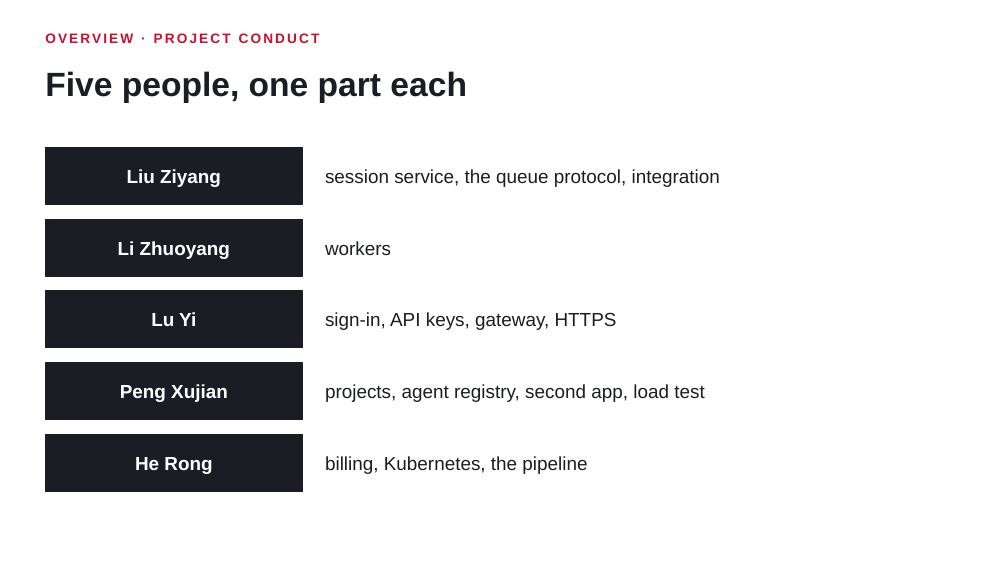
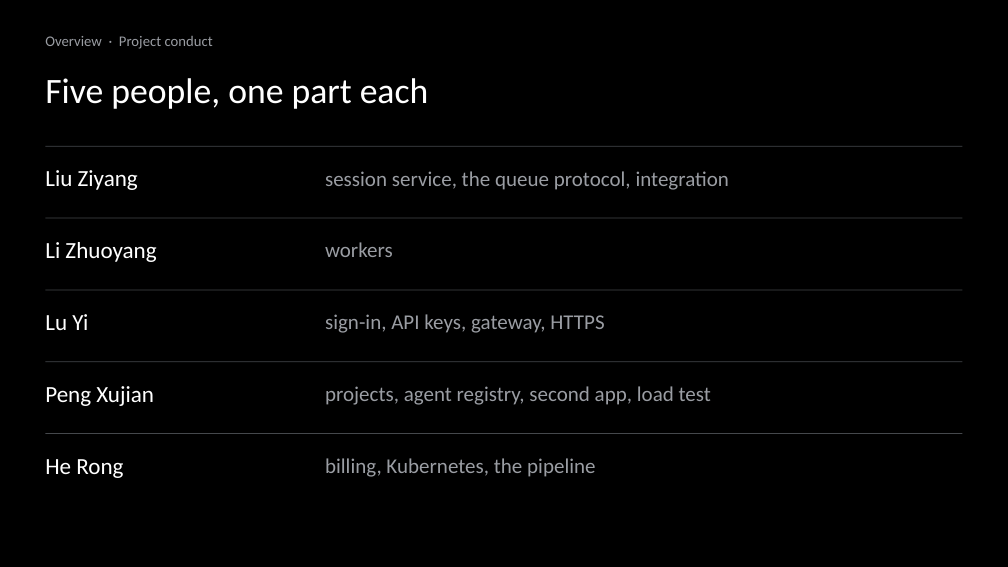
Before and after one commit to ziyangliu-666/lumen-next, a slide deck: slide 6 of docs/platform/slides/out/Team15-Lumen-Platform.pptx. Drawn at 1008x567 pixels with LibreOffice and Linux fonts; fonts in the diff are those of the drawing. Boxes give left, top, right and bottom in pixels: in the first picture for what was removed or moved away, otherwise in the second. Text is boxed around its words. In the diff, an @@ line names an element or a change of style, - is before the commit and + after.

```diff
--- a/docs/platform/slides/out/Team15-Lumen-Platform.pptx
+++ b/docs/platform/slides/out/Team15-Lumen-Platform.pptx
@@ background #FFFFFF to #000000 @@
@@ text at <box>45,36,213,49</box>: text changed; size 13 to 14 pt; font Arial to Calibri; text colour #C8102E to #9A9DA3; bold off @@
-OVERVIEW · PROJECT CONDUCT
+Overview · Project conduct
@@ text "Five people, one part each" at <box>45,78,429,109</box>: size 32 to 34 pt, font Arial to Calibri, text colour #1A1D23 to #FFFFFF, bold off @@
@@ rectangle: place and size @@
-rectangle at <box>45,147,302,204</box>
+rectangle at <box>45,146,963,147</box>
@@ text "Liu Ziyang": place and size @@
-text "Liu Ziyang" at <box>127,169,221,187</box>
+text "Liu Ziyang" at <box>45,170,138,190</box>
@@ text "Li Zhuoyang": place and size @@
-text "Li Zhuoyang" at <box>118,241,230,259</box>
+text "Li Zhuoyang" at <box>45,242,156,262</box>
@@ rectangle: place and size @@
-rectangle at <box>45,219,302,276</box>
+rectangle at <box>45,218,963,219</box>
@@ text "Lu Yi": place and size @@
-text "Lu Yi" at <box>151,312,196,326</box>
+text "Lu Yi" at <box>45,314,88,330</box>
@@ rectangle: place and size @@
-rectangle at <box>45,291,302,348</box>
+rectangle at <box>45,290,963,290</box>
@@ text "Peng Xujian": place and size @@
-text "Peng Xujian" at <box>120,384,228,402</box>
+text "Peng Xujian" at <box>45,386,154,406</box>
@@ rectangle: place and size @@
-rectangle at <box>45,363,302,420</box>
+rectangle at <box>45,361,963,362</box>
@@ size 18 to 22 pt, font Arial to Calibri, bold off; alignment centre to left in 5 elements at <box>45,170,138,190</box>, <box>45,242,156,262</box>, <box>45,314,88,330</box>, <box>45,386,154,406</box>, <box>45,459,123,478</box> @@
@@ text "He Rong": place and size @@
-text "He Rong" at <box>135,457,212,474</box>
+text "He Rong" at <box>45,459,123,478</box>
@@ fill #1A1D23 to #45484C; outline #1A1D23 1.25 pt to none in 5 elements at <box>45,146,963,147</box>, <box>45,218,963,219</box>, <box>45,290,963,290</box>, <box>45,361,963,362</box>, <box>45,433,963,434</box> @@
@@ rectangle: place and size @@
-rectangle at <box>45,435,302,492</box>
+rectangle at <box>45,433,963,434</box>
@@ size 18 to 20 pt, font Arial to Calibri, text colour #1A1D23 to #9A9DA3 in 5 elements at <box>325,171,729,190</box>, <box>325,242,393,257</box>, <box>325,314,604,333</box>, <box>325,386,711,405</box>, <box>325,458,595,477</box> @@
```
Also in this commit, not shown: 18 other slides changed, 14 other files.
